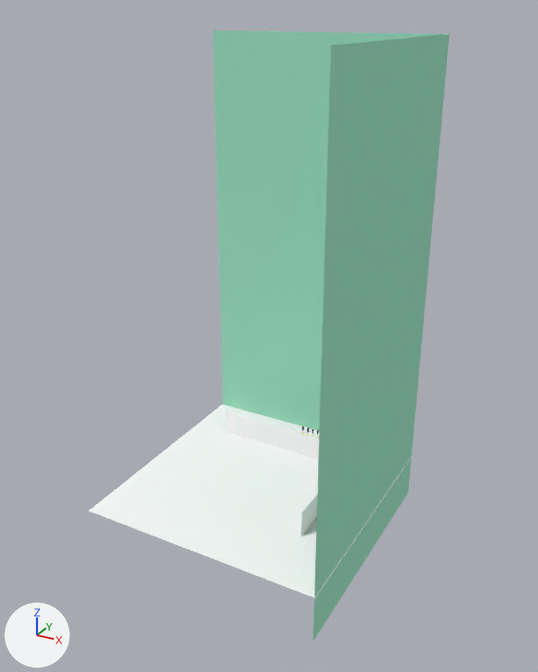
Before and after pictures for a commit that changed the Blender file bar1.blend.
One viewpoint serves both versions: a 50 mm camera at (15.7, -28.4, 22.0) aimed at (0.5, -0.7, 8.2). The lights are fixed; the arrows at lower left show +X, +Y and +Z.
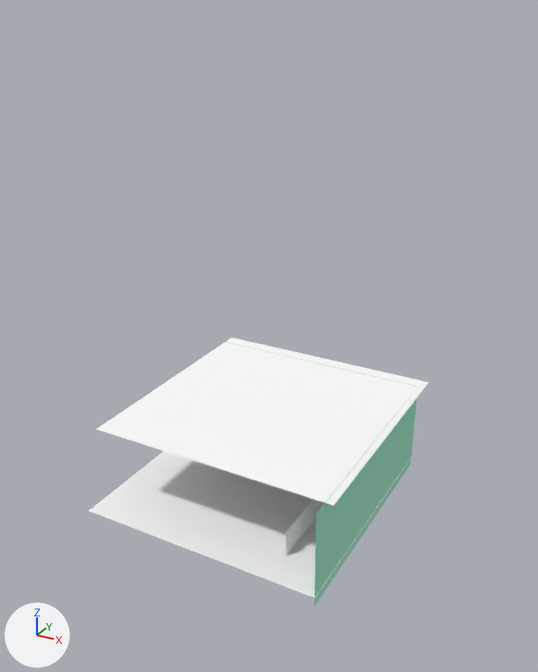
Where the newer file only moved an object's origin or applied its transform, the numbers keep the older frame.

Where the change shows, as pixel boxes [x1, y1, x2, y2] in the pictures (538 x 672 px):
'Cube', mesh rescaled (17% narrower, 57% shorter): before [213, 30, 449, 641]; after [221, 341, 417, 606]
'Cube.011', added: after [97, 338, 429, 506]
'Cube.012', added: after [286, 513, 302, 555]

The change in detail:
me_cube has 6 vertices, 2 faces and spans x -0.02..1.0, y -0.04..1.0, z -1.0..1.0.
me_cube is used by ob_cube; location (-5.83, -6.42, 9.32); scale (11.7, 11.7, 11.7).
me_cube part 1: the whole mesh is scaled about its middle by (1, 1, 0.201), then moved by (0.0, 0.0, -0.64).
Object 'Cube.012' (ob_cube_012) is new; it shows a copy of the mesh of ob_cube_008.
Its location is (4.48, -4.31, 0.49).
Its scale is (0.781, 0.781, 0.781).
Object 'Cube.011' (ob_cube_011) is new; it shows a copy of the mesh of ob_cube_002.
Its location is (0.23, 0.02, 2.26).
Its rotation in degrees is (0, 180, 0).
Its scale is (6.03, 6.03, 6.03).
